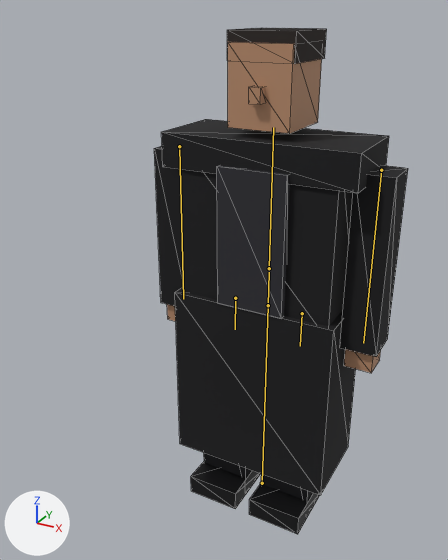
What one commit did to the glTF model assets/models/characters/CHR_Enforcer01.glb.
Both versions are drawn from a 50 mm lens placed at (0.918, -2.031, 1.982), pointed at (-0.067, -0.242, 1.087). The axes (+X, +Y, +Z) are drawn at lower left. The lights are the same throughout. The first picture is the older version. The bones that change, and the others that lie on the model, are drawn over the model as lines. Mesh edges are drawn as thin lines.

Names of what the first picture shows: 'CHR_Enforcer01_Body'.
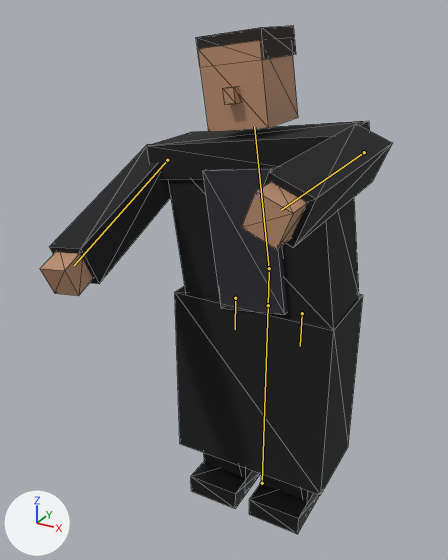
The newer file adds an action. The first version stands in its rest pose; the second is drawn at frame 11 of the action 'ANM_Melee'.

The change, as JSON lines over the scene's bpy script:
```json
{"block": "bone_spine", "where": "bone_spine = bpy.data.objects['CHR_Enforcer01'].pose.bones['spine']  # child of 'hips'"}
{"op": "set", "path": "bone_spine.rotation_quaternion", "old": "(1.0, 0.0, 0.0, 0.0)", "new": "(0.998, 0.0, 0.0, 0.07)", "note": "degrees (0, 0, 0) -> degrees (0, 0, 8)"}
{"block": "bone_arm_l", "where": "bone_arm_l = bpy.data.objects['CHR_Enforcer01'].pose.bones['arm_L']  # child of 'spine'"}
{"op": "set", "path": "bone_arm_l.rotation_quaternion", "old": "(1.0, 0.0, 0.0, 0.0)", "new": "(0.819, -0.574, 0.0, 0.0)", "note": "degrees (0, 0, 0) -> degrees (-70, 0, 0)"}
{"block": "bone_arm_r", "where": "bone_arm_r = bpy.data.objects['CHR_Enforcer01'].pose.bones['arm_R']  # child of 'spine'"}
{"op": "set", "path": "bone_arm_r.rotation_quaternion", "old": "(1.0, 0.0, 0.0, 0.0)", "new": "(0.695, -0.671, -0.18, 0.186)", "note": "degrees (0, 0, 0) -> degrees (-88, 0, 30)"}
```

Location of each change, (x1, y1, x2, y2) in pixels of the pictures (448 x 560 px):
```json
{"object": "CHR_Enforcer01_Body", "change": "posed", "before": [154, 28, 408, 534], "after": [40, 25, 392, 534], "on screen": "38% wider"}
{"bone": "spine", "before": "(269, 268) to (273, 127)", "after": "(269, 268) to (254, 127)"}
{"bone": "arm_L", "before": "(179, 146) to (183, 299)", "after": "(167, 160) to (74, 265)"}
{"bone": "arm_R", "before": "(381, 170) to (363, 343)", "after": "(364, 152) to (281, 210)"}
```
